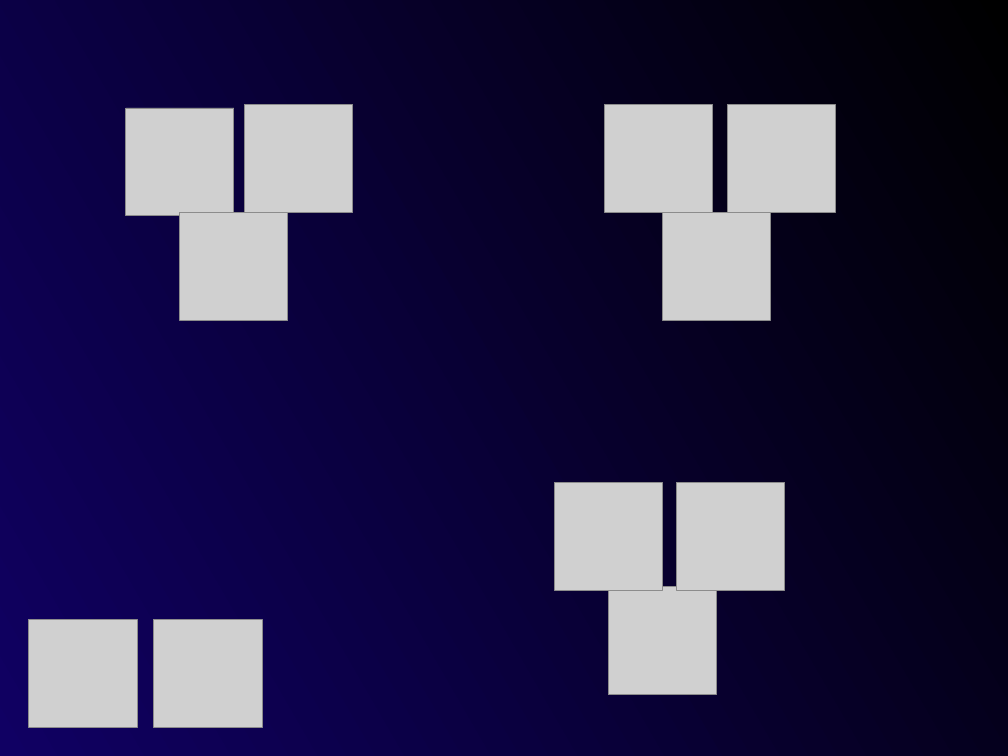
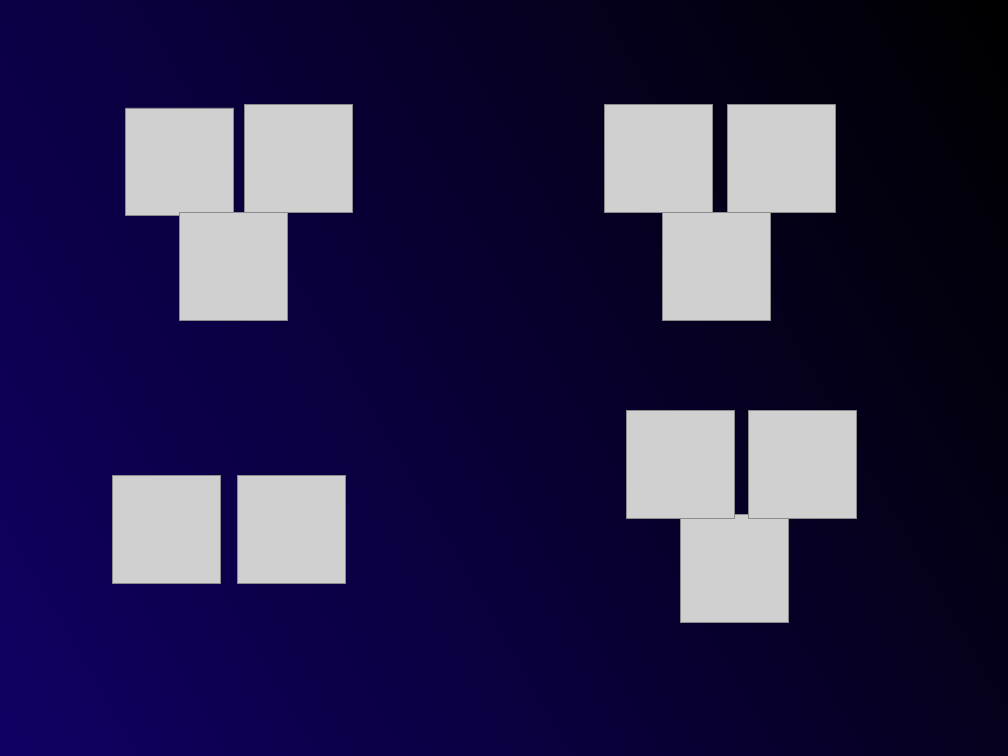
Before and after one commit to brandizzi/issue-trackers-presentation, a slide deck: slide 2 of slides.odp. Drawn at 1008x756 pixels with LibreOffice and Linux fonts; fonts in the diff are those of the drawing; grey boxes stand for pictures. Boxes give left, top, right and bottom in pixels: in the first picture for what was removed or moved away, otherwise in the second. Text is boxed around its words. In the diff, an @@ line names an element or a change of style, - is before the commit and + after.

```diff
--- a/slides.odp
+++ b/slides.odp
@@ picture: place and size @@
-picture at bbox=[554, 483, 662, 591]
+picture at bbox=[627, 411, 735, 519]
@@ picture: place and size @@
-picture at bbox=[677, 483, 785, 591]
+picture at bbox=[749, 411, 857, 519]
@@ picture: place and size @@
-picture at bbox=[28, 619, 137, 727]
+picture at bbox=[113, 476, 221, 584]
@@ picture: place and size @@
-picture at bbox=[154, 619, 263, 727]
+picture at bbox=[237, 476, 346, 584]
@@ picture: place and size @@
-picture at bbox=[608, 587, 716, 695]
+picture at bbox=[681, 515, 788, 623]
```
Also in this commit, not shown: 1 other slide changed, 2 other files.
